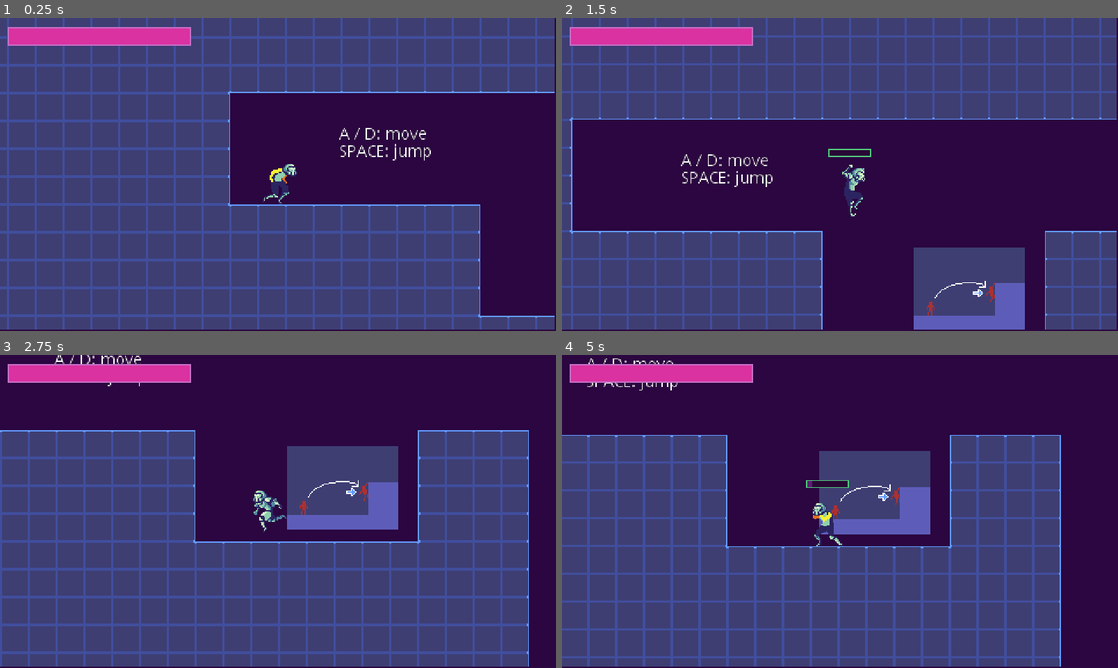
Above: before the commit, frames 1-4 (two rows, left to right).
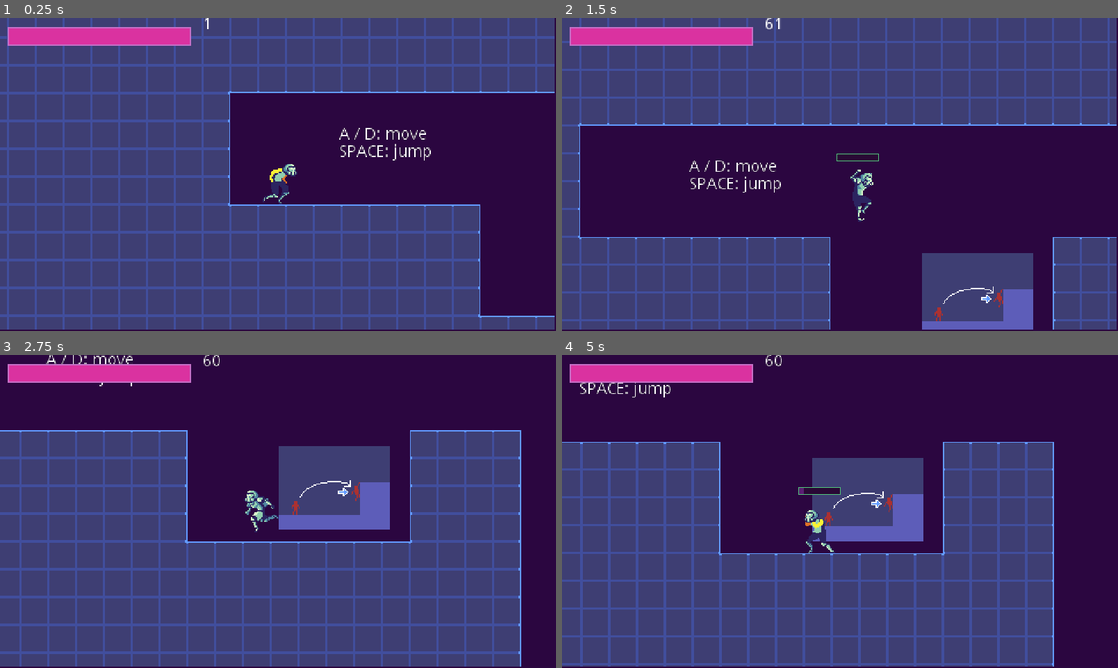
Above: after the commit, the same moments.

Repository: TKnowland/MetroidvaniaProject
Game: Godot game, scene res://scenes/world/Game.tscn
Same seed, same stepped clock (60 frames per second), same inputs: the game is played once before the commit and once after it.
Inputs:
- Up to frame 1 (0.25 s): no input
- Up to frame 2 (1.5 s): hold Shift (jetpack) 0.53-1.28 s; hold Right (ui_right) from 0.53 s (still down); tap Space (jump) at 0.77 s; tap Shift (jetpack) at 1.35 s
- Up to frame 3 (2.75 s): tap Space (jump) at 1.52 s; release Right (ui_right) at 2.03 s; hold Left (ui_left) from 2.03 s (still down); hold Shift (jetpack) from 2.03 s (still down)
- Up to frame 4 (5 s): release Left (ui_left) at 2.78 s; release Shift (jetpack) at 2.78 s; hold Right (ui_right) 2.78-4.28 s; tap Shift (jetpack) at 2.85, 4.35 s; tap Space (jump) at 3.02, 3.77, 4.52 s; hold Shift (jetpack) 3.53-4.28 s; hold Left (ui_left) from 4.28 s (still down)

The runs differ from the first frame. In frame 1, less than 0.1% of the frame differs, in the area x 36-38%, y 0-4%; in frame 2, 20%; in frame 3, 12%; in frame 4, 21%, in the area x 0-90%, y 0-100%.

Commit message:
nothin dw about it

Diff:
--- a/scenes/Camera2D.tscn
+++ b/scenes/Camera2D.tscn
@@ -7,7 +7,7 @@
 current = true
 script = ExtResource( 1 )
 player = NodePath("../player")
-lerpspeed = 0.3
+lerpspeed = 0.2
 
 [node name="Timer" type="Timer" parent="."]
 one_shot = true
--- a/scenes/UI/HUD.tscn
+++ b/scenes/UI/HUD.tscn
@@ -36,3 +36,8 @@
 custom_styles/bg = SubResource( 2 )
 value = 100.0
 percent_visible = false
+
+[node name="FPS" type="RichTextLabel" parent="CanvasLayer"]
+margin_left = 176.0
+margin_right = 216.0
+margin_bottom = 40.0
--- a/scripts/entity/player/HUD.gd
+++ b/scripts/entity/player/HUD.gd
@@ -3,9 +3,11 @@
 export (NodePath) onready var player = get_node(player)
 
 onready var healthBar = get_node("CanvasLayer/Health")
+onready var FPS = get_node("CanvasLayer/FPS")
 
 func _ready():
 	healthBar.max_value = player.max_health
 
 func _process(delta):
+	FPS.text = str(Engine.get_frames_per_second())
 	healthBar.value = lerp(healthBar.value, player.health, 0.4)
